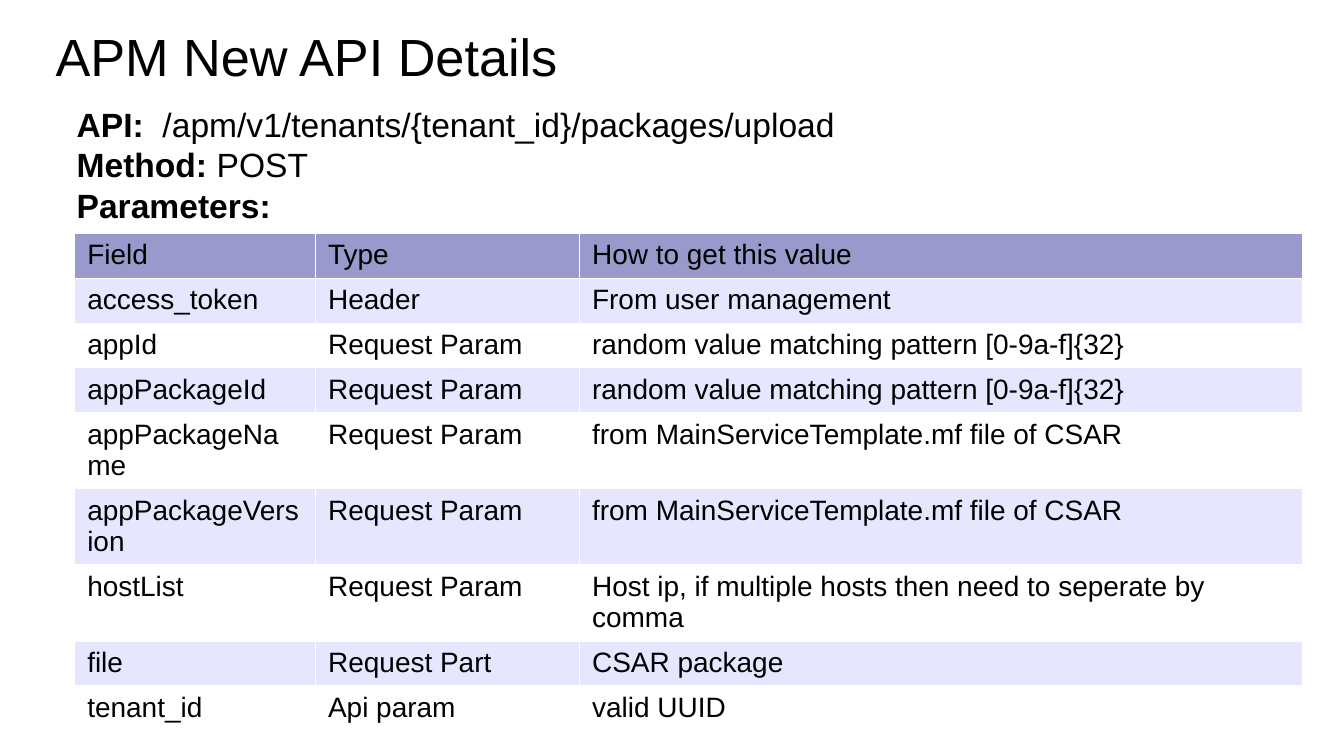
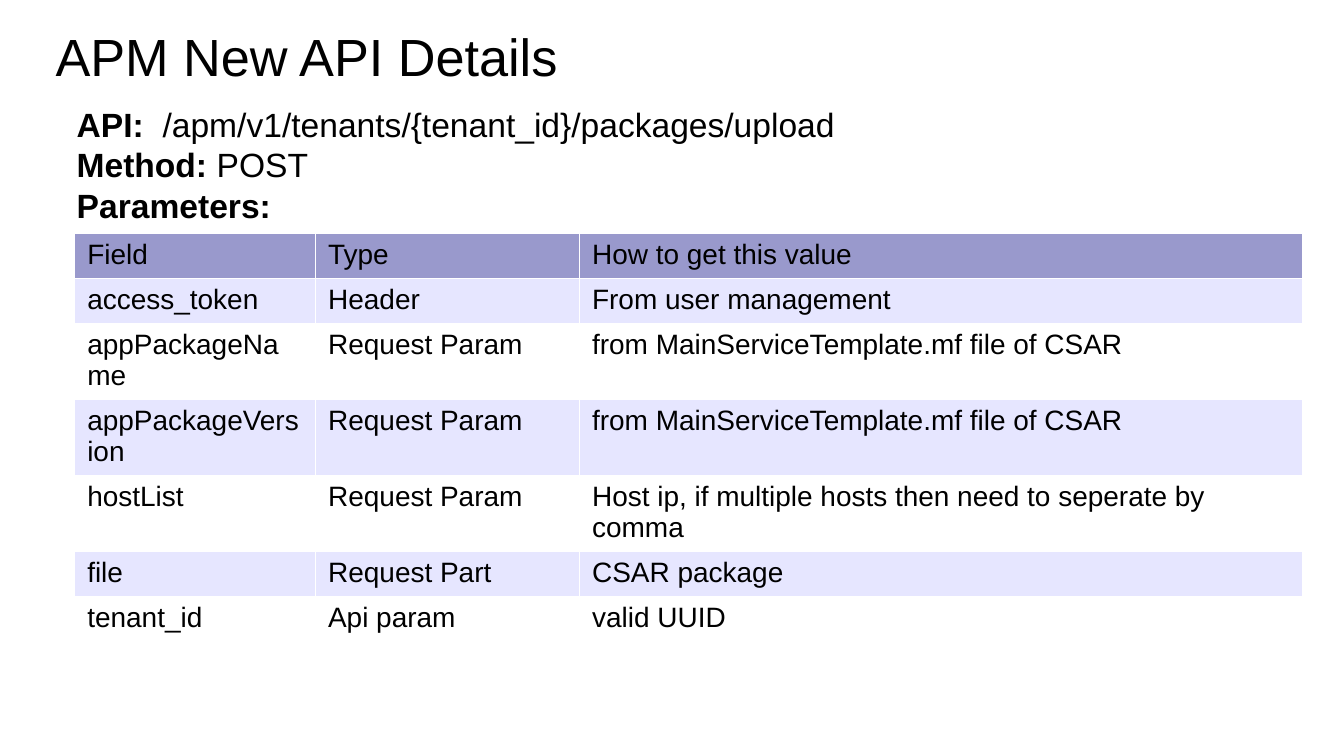
Before and after one commit to EdgeGallery/community, a slide deck: slide 4 of MECM PT/Release V1.0/ATP MECM Integration.pptx. Drawn at 1344x756 pixels with LibreOffice and Linux fonts; fonts in the diff are those of the drawing. Boxes give left, top, right and bottom in pixels: in the first picture for what was removed or moved away, otherwise in the second. Text is boxed around its words. In the diff, an @@ line names an element or a change of style, - is before the commit and + after.

```diff
--- a/MECM PT/Release V1.0/ATP MECM Integration.pptx
+++ b/MECM PT/Release V1.0/ATP MECM Integration.pptx
@@ table at [74,233,1301,730] @@
-row 3: appId | Request Param | random value matching pattern [0-9a-f]{32}
-row 4: appPackageId | Request Param | random value matching pattern [0-9a-f]{32}
```
Also in this commit, not shown: 1 slide added.
